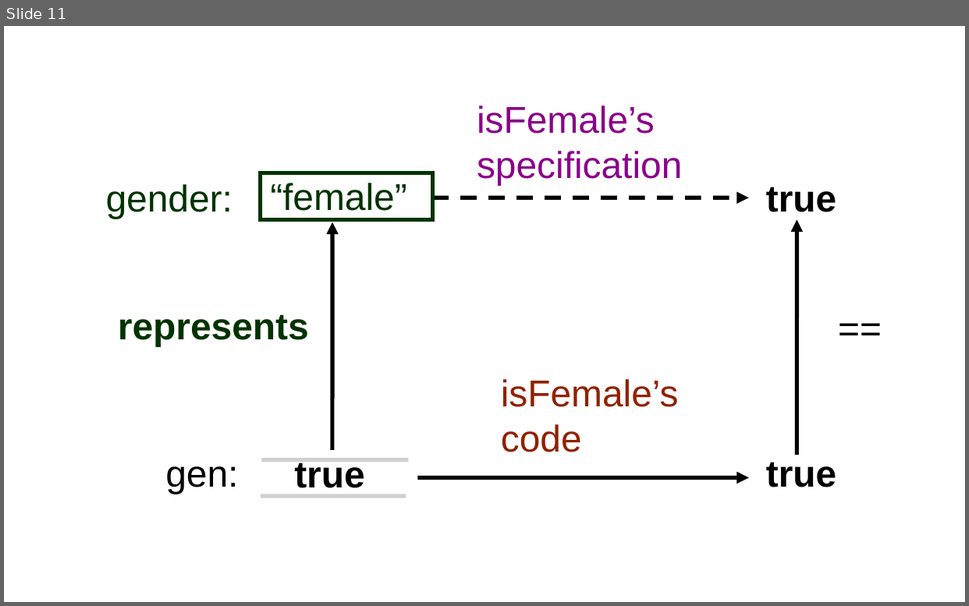
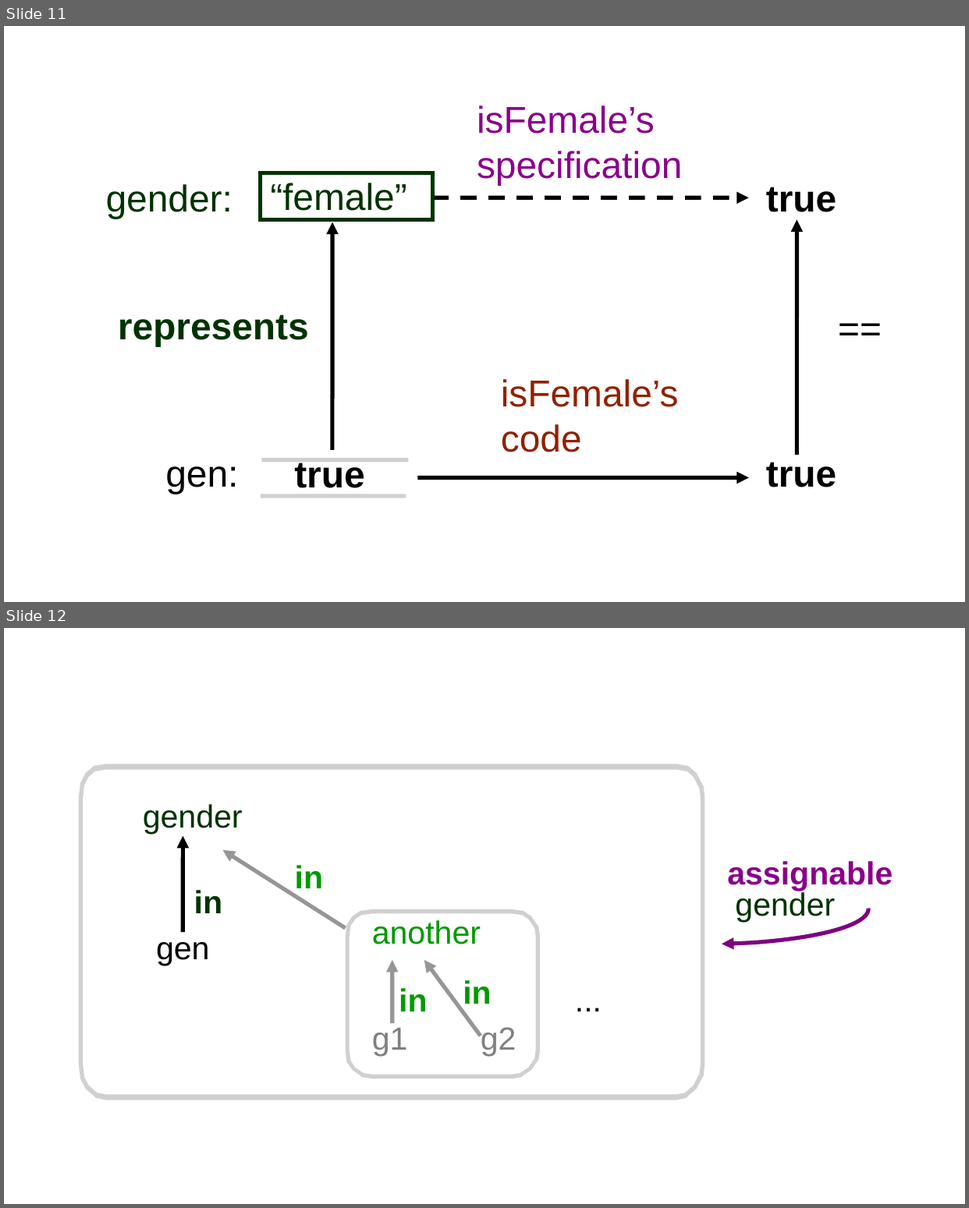
Before and after one commit to kiniry/Mobius, a slide deck: src/escjava/trunk/ESCTools/slides/CAV2007Tutorial/new-diagrams.ppt. Shown one above the other, each under a label of ours: slide 11 before the commit, slides 11 and 12 after it. The pictures are 969x606 and 969x1208 pixels, drawn with LibreOffice and Linux fonts; fonts in the diff are those of the drawing; grey boxes stand for pictures; background and template pictures are left out. Boxes give left, top, right and bottom in pixels: in the first picture for what was removed or moved away, otherwise in the second. Text is boxed around its words. In the diff, an @@ line names an element or a change of style, - is before the commit and + after.

```diff
--- a/src/escjava/trunk/ESCTools/slides/CAV2007Tutorial/new-diagrams.ppt
+++ b/src/escjava/trunk/ESCTools/slides/CAV2007Tutorial/new-diagrams.ppt
@@ slide 12 added at <box>4,628,965,1204</box>, background #FFFFFF @@
@@ picture added at <box>79,764,705,1101</box> @@
@@ text added at <box>143,804,243,834</box>, 24 pt, text #003300 @@
+gender
@@ arrow added from (183, 933) to (183, 836), #000000 3 pt @@
@@ arrow added from (345, 929) to (223, 850), #969696 3 pt @@
@@ text added at <box>727,861,892,892</box>, 24 pt, text #8A008A, bold @@
+assignable
@@ text added at <box>295,865,323,896</box>, 24 pt, text #009900, bold @@
+in
@@ freeform shape added at <box>541,874,869,944</box>, outline #7F007F 3 pt @@
@@ text added at <box>194,890,222,913</box>, 24 pt, text #003300, bold @@
+in
@@ text added at <box>735,890,835,922</box>, 24 pt, text #003300 @@
+gender
@@ picture added at <box>345,910,540,1079</box> @@
@@ text added at <box>372,920,481,945</box>, 24 pt, text #009900 @@
+another
@@ text added at <box>156,942,209,966</box>, 24 pt, text #000000 @@
+gen
@@ arrow added from (392, 1024) to (392, 960), #969696 3 pt @@
@@ arrow added from (481, 1037) to (424, 960), #969696 3 pt @@
@@ text added at <box>399,988,427,1012</box>, 24 pt, text #009900, bold @@
+in
@@ text added at <box>463,981,491,1010</box>, 24 pt, text #009900, bold @@
+in
@@ text added at <box>575,980,601,1018</box>, 24 pt, text #000000 @@
+...
@@ text added at <box>372,1028,408,1056</box>, 24 pt, text #808080 @@
+g1
@@ text added at <box>481,1027,516,1056</box>, 24 pt, text #808080 @@
+g2
```
Also in this commit, not shown: 7 other files.
